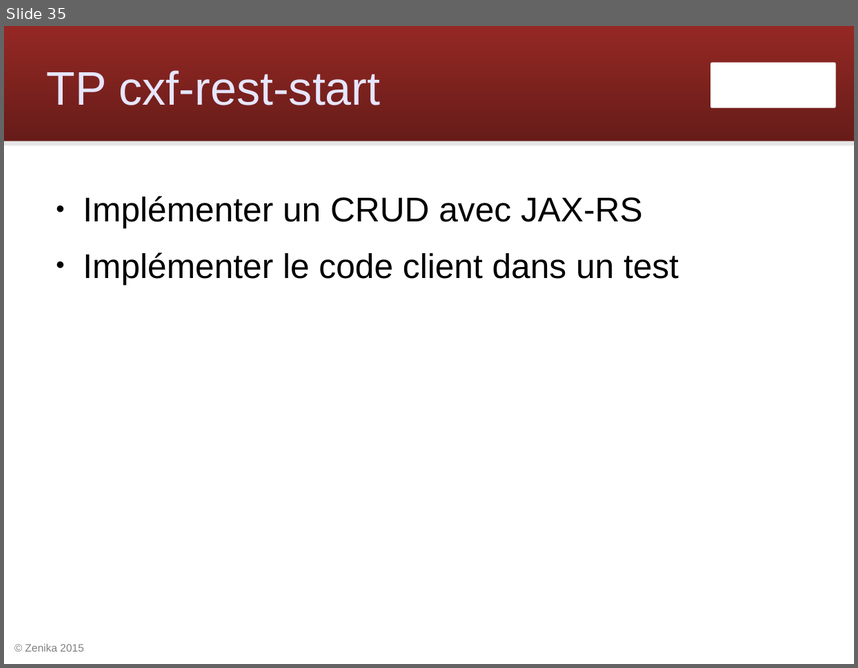
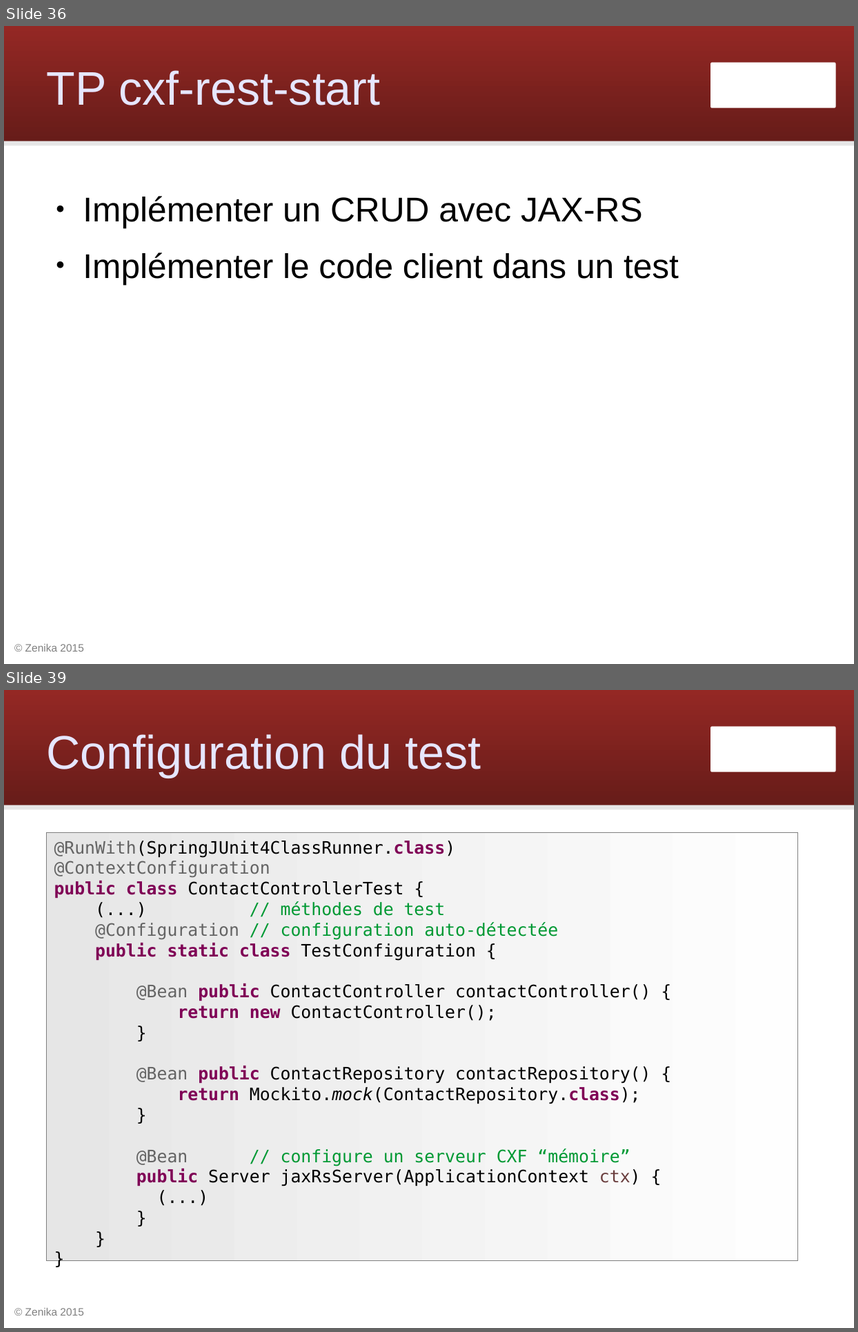
Before and after one commit to Zenika/workshop-cxf-rest, a slide deck: cxf-rest-workshop.odp. Shown one above the other, each under a label of ours: slide 35 before the commit, slides 36 and 39 after it; the slides between them are not shown. The pictures are 858x668 and 858x1332 pixels, drawn with LibreOffice and Linux fonts; fonts in the diff are those of the drawing; background and template pictures are left out. Boxes give left, top, right and bottom in pixels: in the first picture for what was removed or moved away, otherwise in the second. Text is boxed around its words. In the diff, an @@ line names an element or a change of style, - is before the commit and + after.

```diff
--- a/cxf-rest-workshop.odp
+++ b/cxf-rest-workshop.odp
@@ slide 39 added at (x1=4, y1=690, x2=854, y2=1328), background #FFFFFF; not listed: 4 template elements that a slide beside it also shows @@
@@ title added at (x1=47, y1=734, x2=481, y2=778), 44 pt, text #E6E6FF @@
+Configuration du test
@@ rectangle added at (x1=46, y1=833, x2=799, y2=1261), fill gradient #E6E6E6 to #FEFEFE, outline #808080 0 pt, 16 pt, text #000000 @@
+@RunWith(SpringJUnit4ClassRunner.class)
+@ContextConfiguration
+public class ContactControllerTest {
+(...) // méthodes de test
+@Configuration // configuration auto-détectée
+public static class TestConfiguration {
+@Bean public ContactController contactController() {
+return new ContactController();
+}
+@Bean public ContactRepository contactRepository() {
+return Mockito.mock(ContactRepository.class);
+}
+@Bean // configure un serveur CXF “mémoire”
+public Server jaxRsServer(ApplicationContext ctx) {
+(...)
+}
+}
+}
@@ what was slide 35 is now slide 36 @@
```
Also in this commit, not shown: 39 other slides added, 18 other files.
